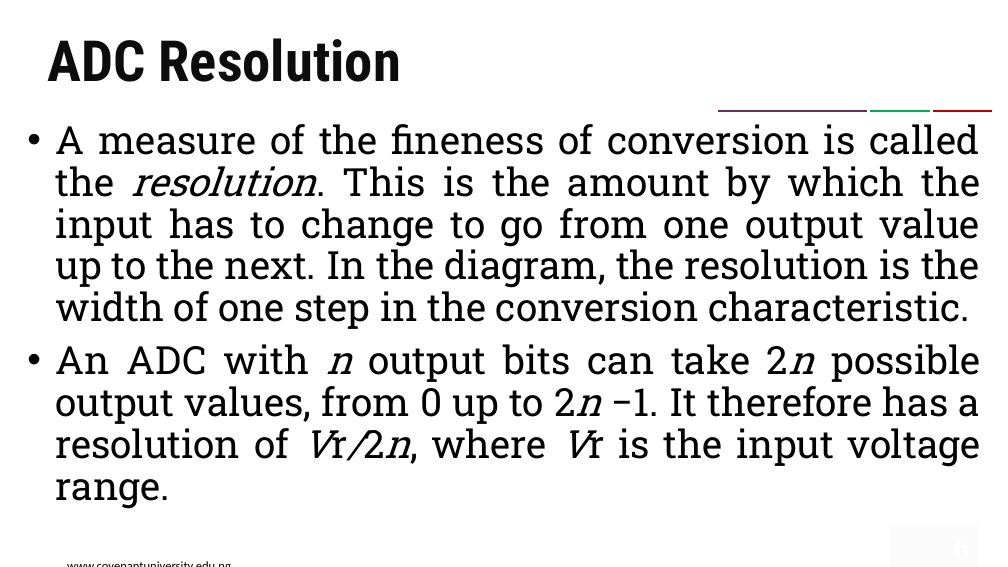
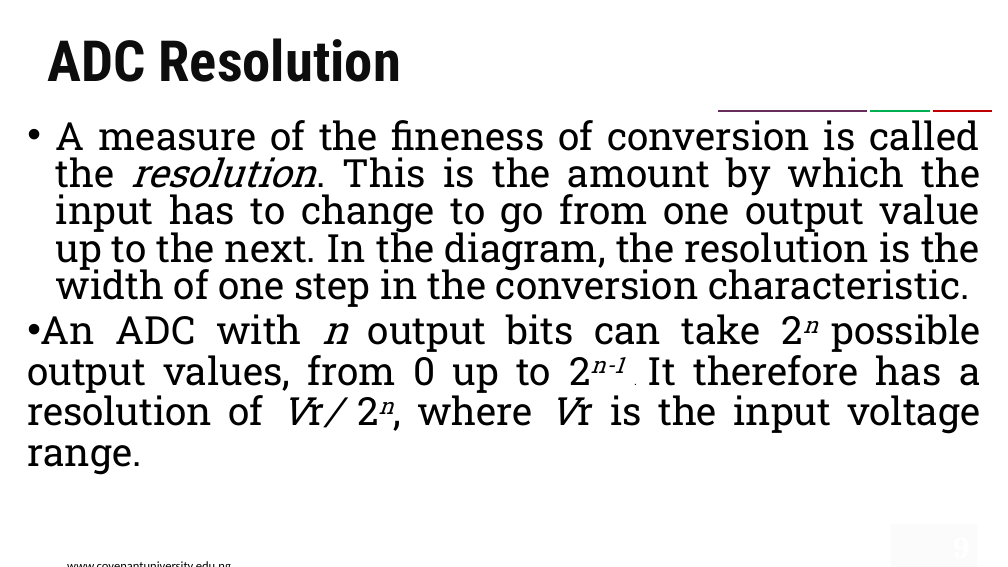
Before and after one commit to RuyiOne/CEN511, a slide deck: slide 9 of Module 6.pptx (slide 6 before the commit). Drawn at 1008x567 pixels with LibreOffice and Linux fonts; fonts in the diff are those of the drawing; background and template pictures are left out. Boxes give left, top, right and bottom in pixels: in the first picture for what was removed or moved away, otherwise in the second. Text is boxed around its words. In the diff, an @@ line names an element or a change of style, - is before the commit and + after.

```diff
--- a/Module 6.pptx
+++ b/Module 6.pptx
@@ text at (x1=56, y1=120, x2=981, y2=307): line spacing 0.9 to 0.8 @@
@@ text at (x1=27, y1=314, x2=981, y2=475): text changed @@
-• An ADC with n output bits can take 2n possible output values, from 0 up to 2n −1. It therefore has a resolution of Vr/2n, where Vr is the input voltage range.
+• An ADC with n output bits can take 2n possible output values, from 0 up to 2n-1 . It therefore has a resolution of Vr/ 2n, where Vr is the input voltage range.
```
Also in this commit, not shown: 1 other slide changed, 11 slides added.
